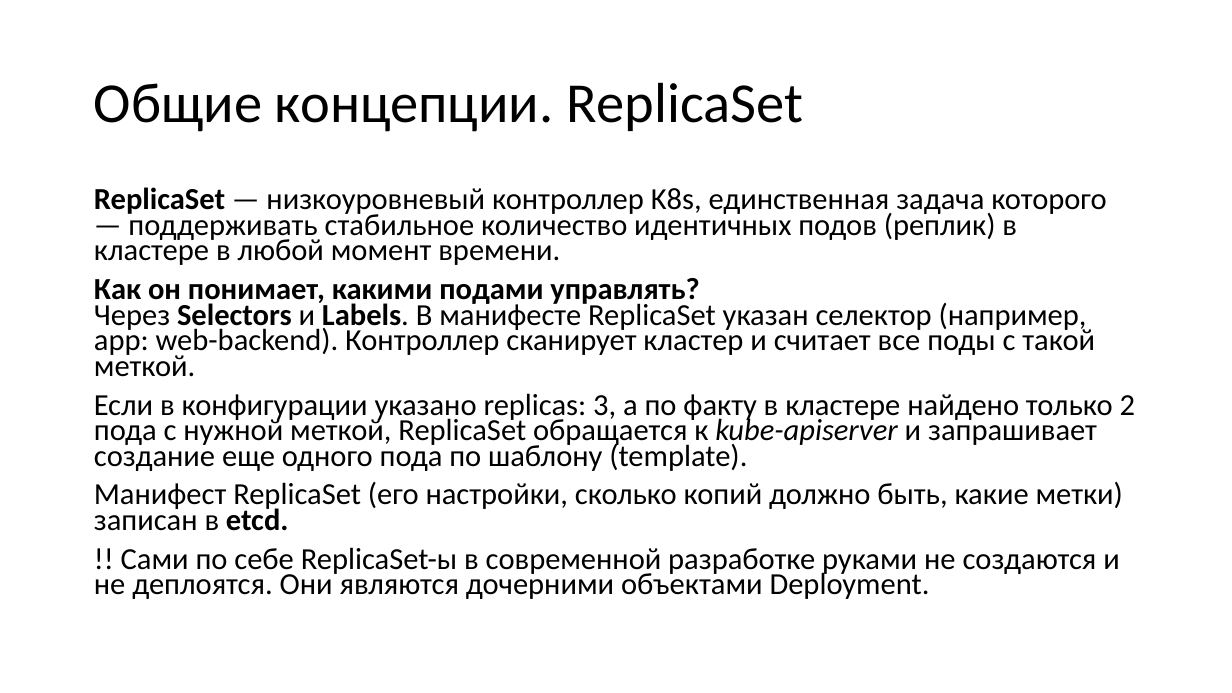
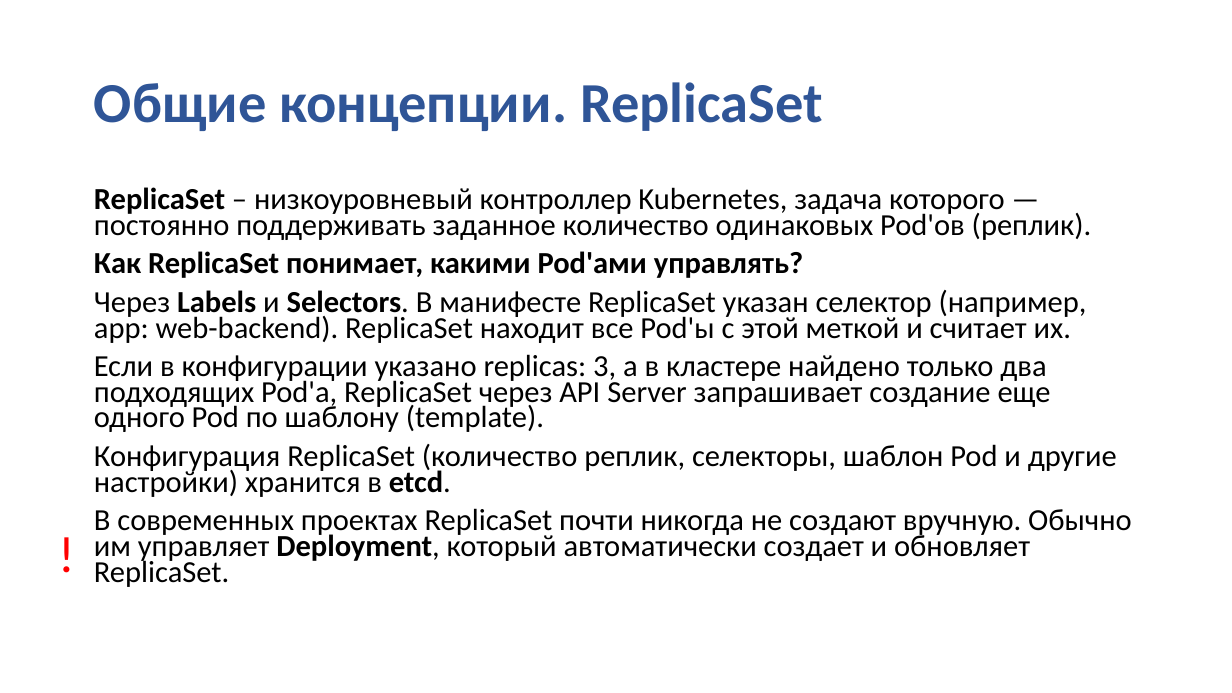
Before and after one commit to SobinaAA/K8S, a slide deck: slide 10 of slides/K8s.pptx. Drawn at 1232x693 pixels with LibreOffice and Linux fonts; fonts in the diff are those of the drawing; background and template pictures are left out. Boxes give left, top, right and bottom in pixels: in the first picture for what was removed or moved away, otherwise in the second. Text is boxed around its words. In the diff, an @@ line names an element or a change of style, - is before the commit and + after.

```diff
--- a/slides/K8s.pptx
+++ b/slides/K8s.pptx
@@ title "Общие концепции. ReplicaSet" at [94, 82, 823, 131]: text colour #000000 to #2F5597, bold on @@
@@ text at [94, 187, 1131, 587]: text changed @@
-ReplicaSet — низкоуровневый контроллер K8s, единственная задача которого — поддерживать стабильное количество идентичных подов (реплик) в кластере в любой момент времени.
-Как он понимает, какими подами управлять?
-Через Selectors и Labels. В манифесте ReplicaSet указан селектор (например, app: web-backend). Контроллер сканирует кластер и считает все поды с такой меткой.
-Если в конфигурации указано replicas: 3, а по факту в кластере найдено только 2 пода с нужной меткой, ReplicaSet обращается к kube-apiserver и запрашивает создание еще одного пода по шаблону (template).
-Манифест ReplicaSet (его настройки, сколько копий должно быть, какие метки) записан в etcd.
-!! Сами по себе ReplicaSet-ы в современной разработке руками не создаются и не деплоятся. Они являются дочерними объектами Deployment.
+ReplicaSet – низкоуровневый контроллер Kubernetes, задача которого — постоянно поддерживать заданное количество одинаковых Pod'ов (реплик).
+Как ReplicaSet понимает, какими Pod'ами управлять?
+Через Labels и Selectors. В манифесте ReplicaSet указан селектор (например, app: web-backend). ReplicaSet находит все Pod'ы с этой меткой и считает их.
+Если в конфигурации указано replicas: 3, а в кластере найдено только два подходящих Pod'а, ReplicaSet через API Server запрашивает создание еще одного Pod по шаблону (template).
+Конфигурация ReplicaSet (количество реплик, селекторы, шаблон Pod и другие настройки) хранится в etcd.
+В современных проектах ReplicaSet почти никогда не создают вручную. Обычно им управляет Deployment, который автоматически создает и обновляет ReplicaSet.
@@ text added at [49, 517, 84, 588], 40 pt, text #FF0000 @@
+!
```
Also in this commit, not shown: 24 other slides changed, 1 other file.
